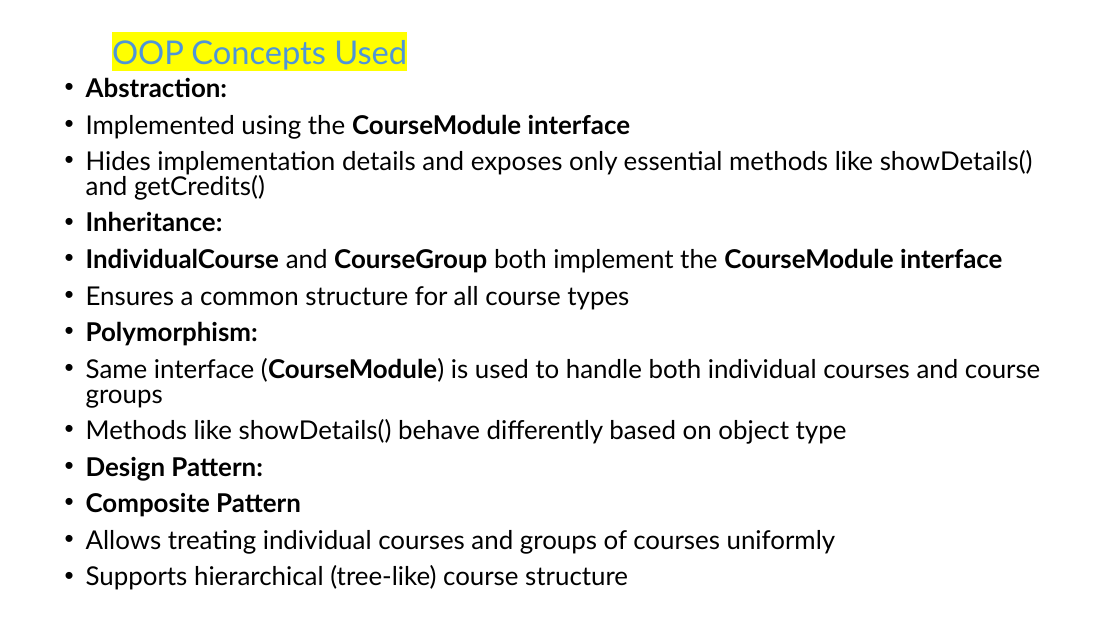
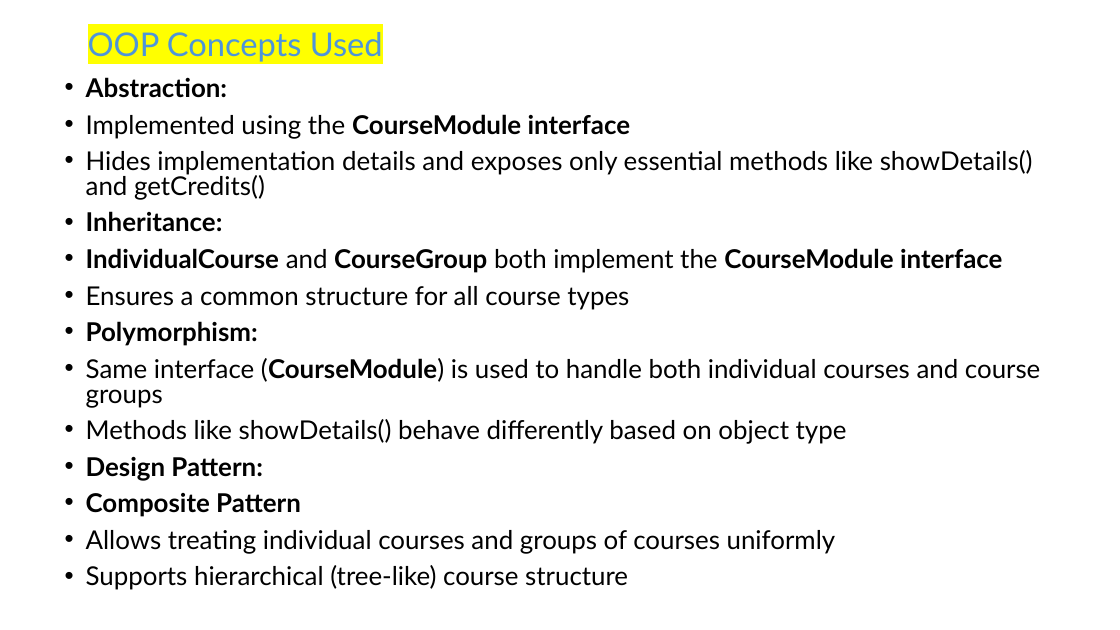
Before and after one commit to IEM-Gurukul/term-ii-project-submission-alifarhan2712-cmd, a slide deck: slide 4 of slides/Farhans_OOPS_Project_CourseRegistrationSystem.pptx (slide 3 before the commit). Drawn at 1120x630 pixels with LibreOffice and Linux fonts; fonts in the diff are those of the drawing. Boxes give left, top, right and bottom in pixels: in the first picture for what was removed or moved away, otherwise in the second. Text is boxed around its words. In the diff, an @@ line names an element or a change of style, - is before the commit and + after.

```diff
--- a/slides/Farhans_OOPS_Project_CourseRegistrationSystem.pptx
+++ b/slides/Farhans_OOPS_Project_CourseRegistrationSystem.pptx
@@ title "OOP Concepts Used" moved from (x1=112, y1=40, x2=407, y2=70) to (x1=88, y1=32, x2=383, y2=62) @@
```
Also in this commit, not shown: 1 other slide changed, 1 slide added.
